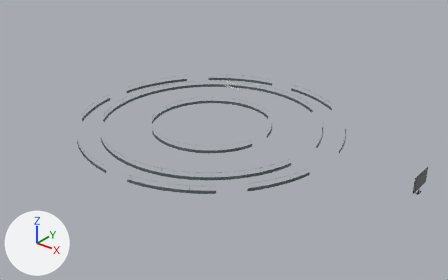
The glTF model public/habitat/explorer/v1/exhibits.glb: old version first, new version second.
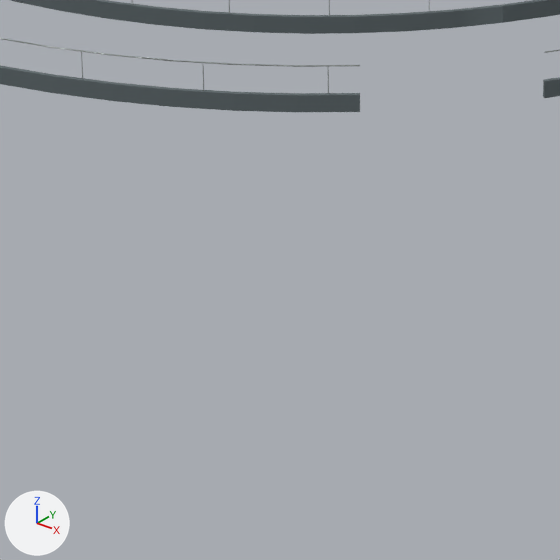
The first picture shows the older version from a 50 mm camera at (84.2, -100.6, 59.3) aimed at (5.2, -1.9, -2.0). The close-ups show the older and then the newer version on the part from 35% to 56% of the width and 62% to 97% of the height of that picture. Only the edits that show in the close-ups are written down. Every picture has the same lights, and +X, +Y and +Z are marked at lower left. Where no turn or scale is listed for an object, it has been applied to the vertices.

The first close-up shows 'structural edge' and 1 more.
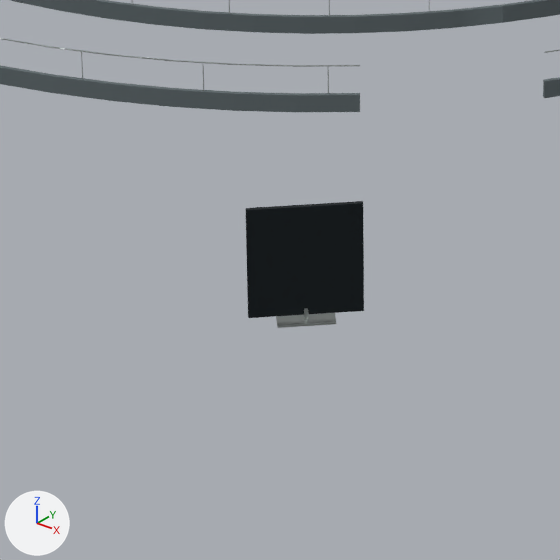
Where the newer file only moved an object's origin or applied its transform, the numbers keep the older frame.

Where the change shows, as pixel boxes (x1, y1, x2, y2) in the close-ups (560 x 560 px):
'room information terminal.001', added (black): after (246, 201, 364, 318)
'room terminal foot.001', added: after (276, 313, 336, 328)

The change, as a list of edits to the scene's bpy script:
```text
Add me_cube_651:
    me_cube_651.from_pydata(...)  # 96 vertices, 188 faces; spans x -0.86..0.86, y -0.86..0.86, z -0.03..0.03
    me_cube_651.materials.append(mat_bead_blasted_aluminium)  # grey #a2a8a6
Add me_cube_650:
    me_cube_650.from_pydata(...)  # 96 vertices, 188 faces; spans x -0.09..0.09, y -0.09..0.09, z -0.22..0.22
    me_cube_650.materials.append(mat_bead_blasted_aluminium)  # grey #a2a8a6
Add me_cube_649:
    me_cube_649.from_pydata(...)  # 96 vertices, 188 faces; spans x -1.22..1.22, y -1.22..1.22, z -1.82..1.82
    me_cube_649.materials.append(mat_display_powder_coated_aluminium)  # black #1d262a
Add ob_room_terminal_foot_001:
    ob_room_terminal_foot_001 = bpy.data.objects.new('room terminal foot.001', me_cube_651)
    ob_room_terminal_foot_001.location = (27.01, -33.8, 0.04)
Add ob_room_terminal_support_001:
    ob_room_terminal_support_001 = bpy.data.objects.new('room terminal support.001', me_cube_650)
    ob_room_terminal_support_001.location = (27.08, -33.86, 0.22)
Add ob_room_information_terminal_001:
    ob_room_information_terminal_001 = bpy.data.objects.new('room information terminal.001', me_cube_649)
    ob_room_information_terminal_001.location = (27.06, -33.85, 2.05)
```
